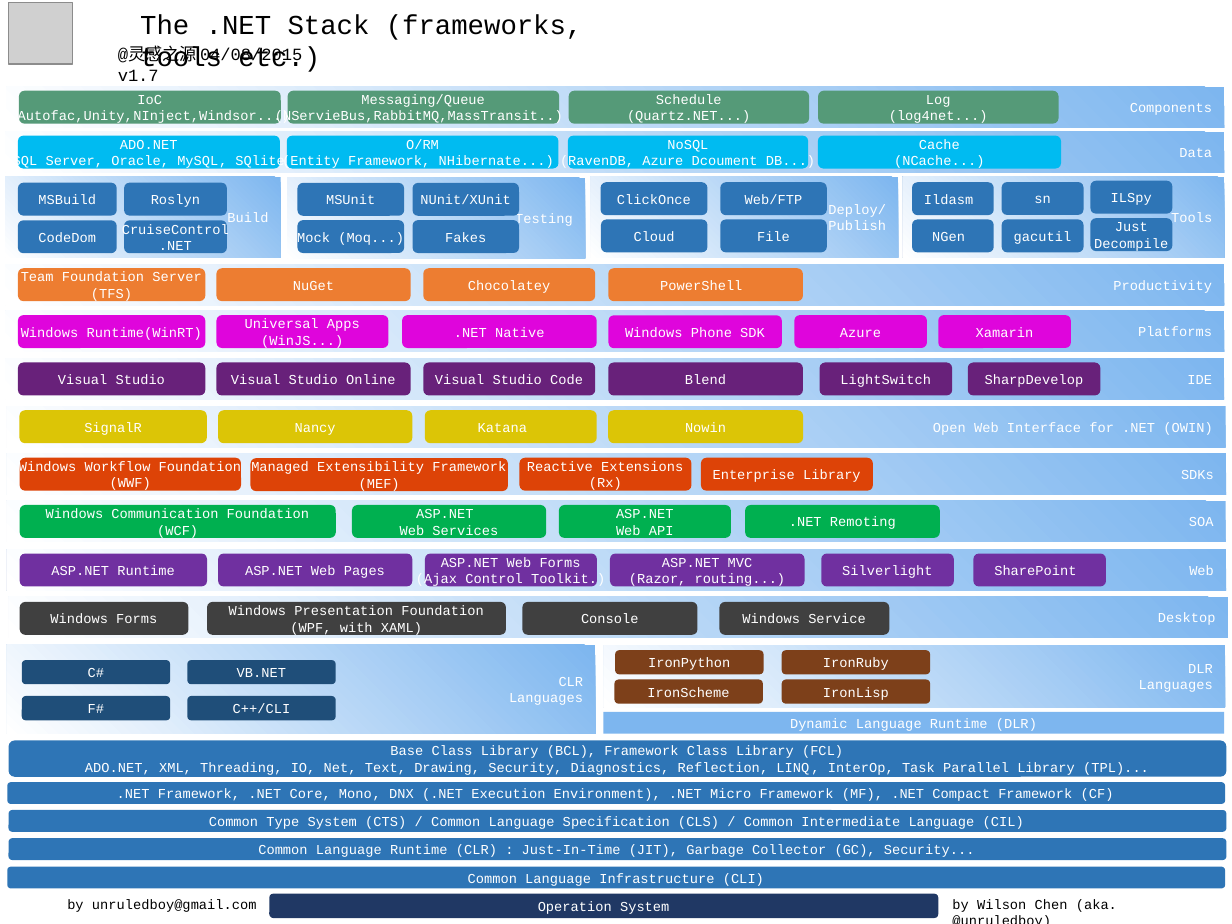
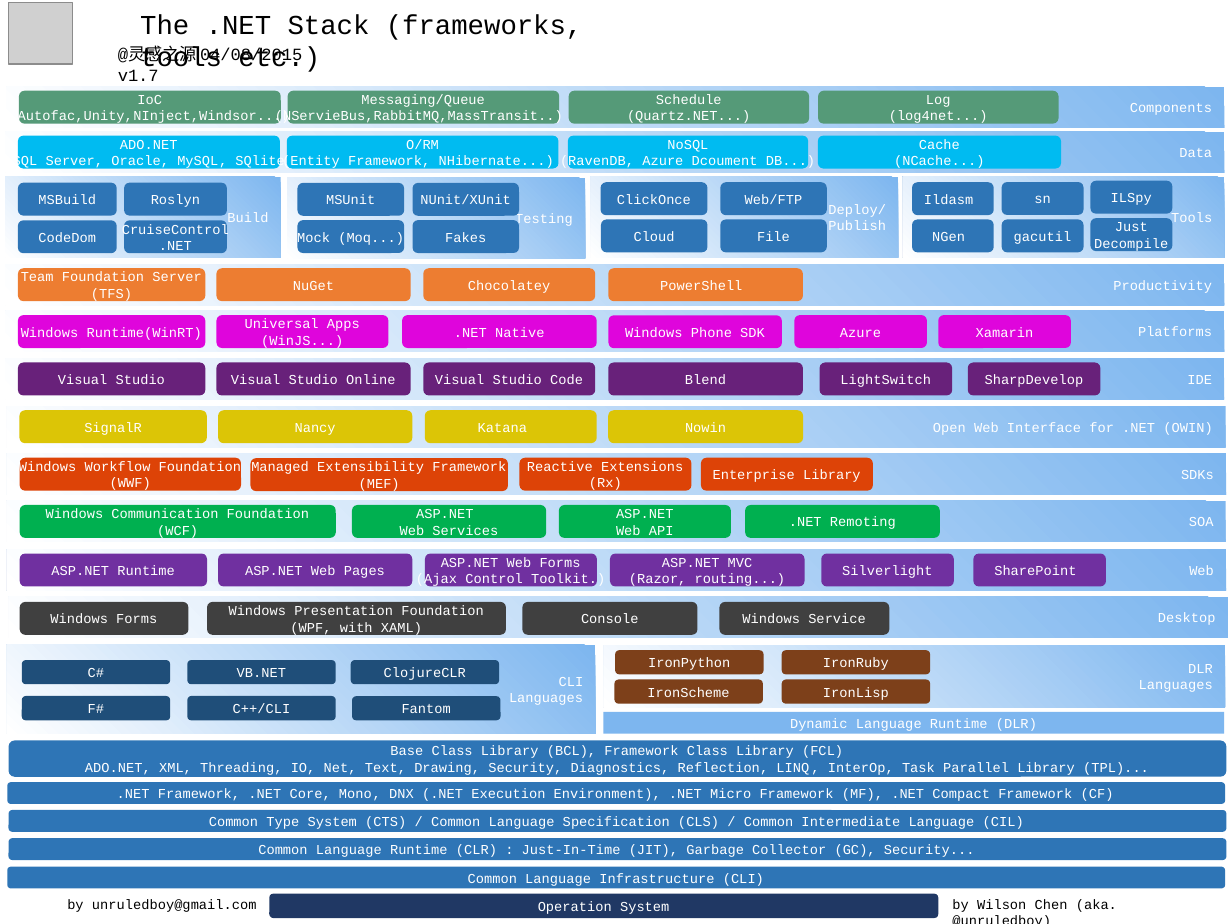
Before and after one commit to unruledboy/DotNetStack, a slide deck: slide 1 of v1.7/Net Stack v1.7.ppt. Drawn at 1232x924 pixels with LibreOffice and Linux fonts; fonts in the diff are those of the drawing; grey boxes stand for pictures. Boxes give left, top, right and bottom in pixels: in the first picture for what was removed or moved away, otherwise in the second. Text is boxed around its words. In the diff, an @@ line names an element or a change of style, - is before the commit and + after.

```diff
--- a/v1.7/Net Stack v1.7.ppt
+++ b/v1.7/Net Stack v1.7.ppt
@@ rounded rectangle added at bbox=[351, 660, 499, 685], fill #1F4E79, 8 pt, text #FFFFFF @@
+ClojureCLR
@@ text in rectangle at bbox=[559, 677, 584, 686]: text changed @@
-CLR
+CLI
@@ rounded rectangle added at bbox=[352, 696, 501, 721], fill #1F4E79, 8 pt, text #FFFFFF @@
+Fantom
```
Also in this commit, not shown: 2 other files.
